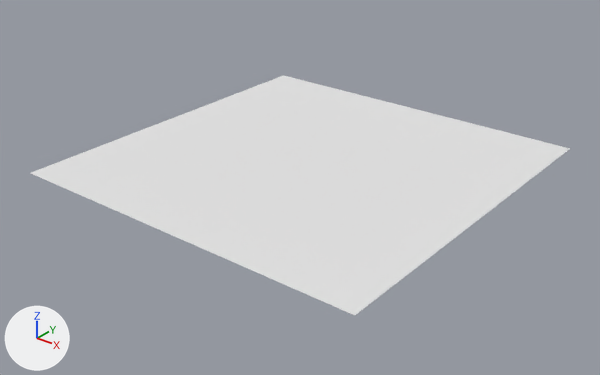
The Blender file assets/models/terrain.blend, before and after one commit.
Before and after are seen from a 50 mm camera at (195.0, -250.0, 141.0) aimed at (2.0, -8.0, -9.0). Lighting does not change. The marker at lower left points along +X, +Y and +Z.

In view in the first picture: 'terrain'.
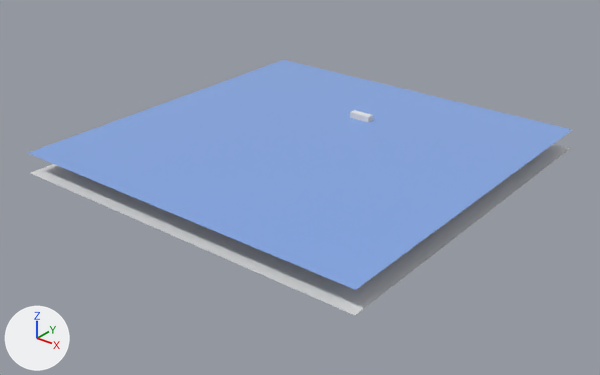
The newer file is also rescaled (x1.253), turned or shifted as a whole; pictures and numbers use the older file's frame.

Diff of the bpy script that builds the scene:
```diff
--- a/assets/models/terrain.blend.py
+++ b/assets/models/terrain.blend.py
@@ mat_water @@
+mat_water = principled_material('water')
+mat_water.base_color = (0.234, 0.393, 0.8)  # blue #85a8e7
+mat_water.roughness = 0.2
@@ me_bridge @@
+me_bridge.from_pydata(...)  # a box spanning x -13.4..13.4, y -2.0..2.0, z -2.0..2.0
+me_bridge.materials.append(mat_material)  # its picture is missing
@@ me_water @@
+me_water.from_pydata([(-100.0, -100.0, 0.0), (100.0, -100.0, 0.0), (-100.0, 100.0, 0.0), (100.0, 100.0, 0.0)], [], [(0, 1, 3, 2)])
+me_water.materials.append(mat_water)  # blue #85a8e7
@@ ob_bridge @@
+ob_bridge = bpy.data.objects.new('bridge', me_bridge)
+ob_bridge.location = (2.6, 33.9, 9.8)
+ob_bridge.scale = (0.36, 0.798, 0.798)
@@ ob_water @@
+ob_water = bpy.data.objects.new('water', me_water)
+ob_water.location = (0.0, 0.0, 8.8)
+ob_water.scale = (0.798, 0.798, 0.798)
```

Boxes (x1, y1, x2, y2) around the edits, measured in the pictures (600 x 375 px):
'water', added (blue): after (28, 60, 573, 290)
'bridge', added: after (350, 110, 373, 122)
'terrain', unchanged, covered by the edit: before (31, 75, 570, 315); after (31, 144, 570, 315)
